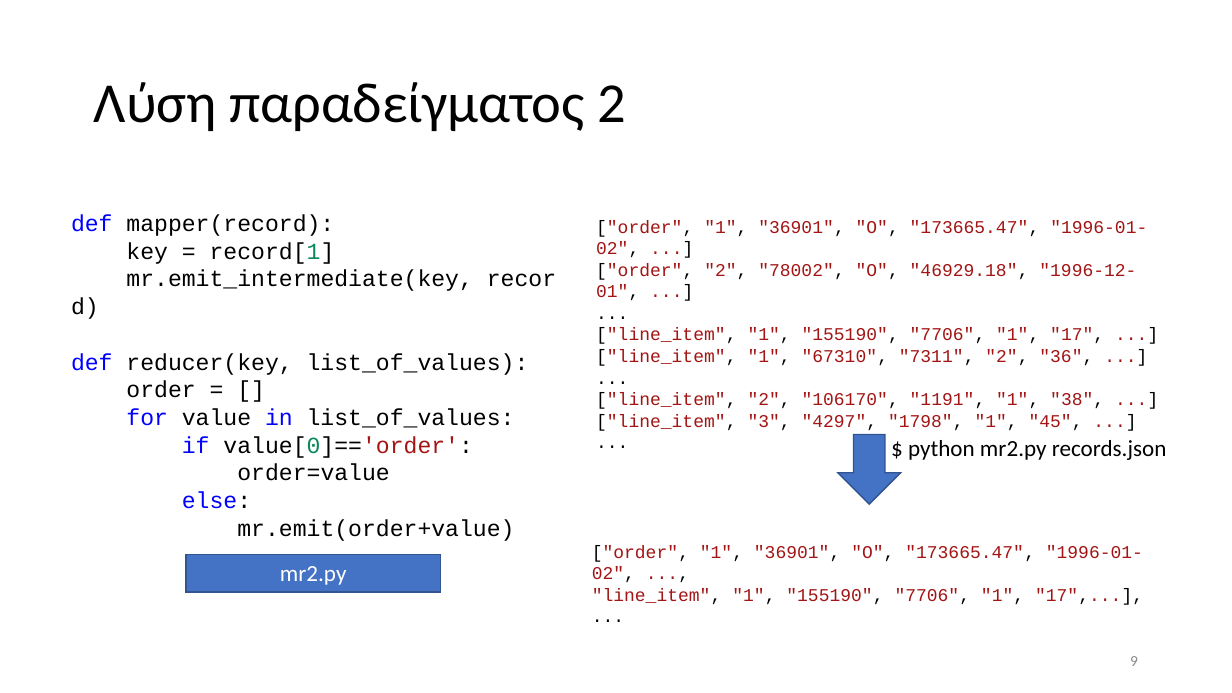
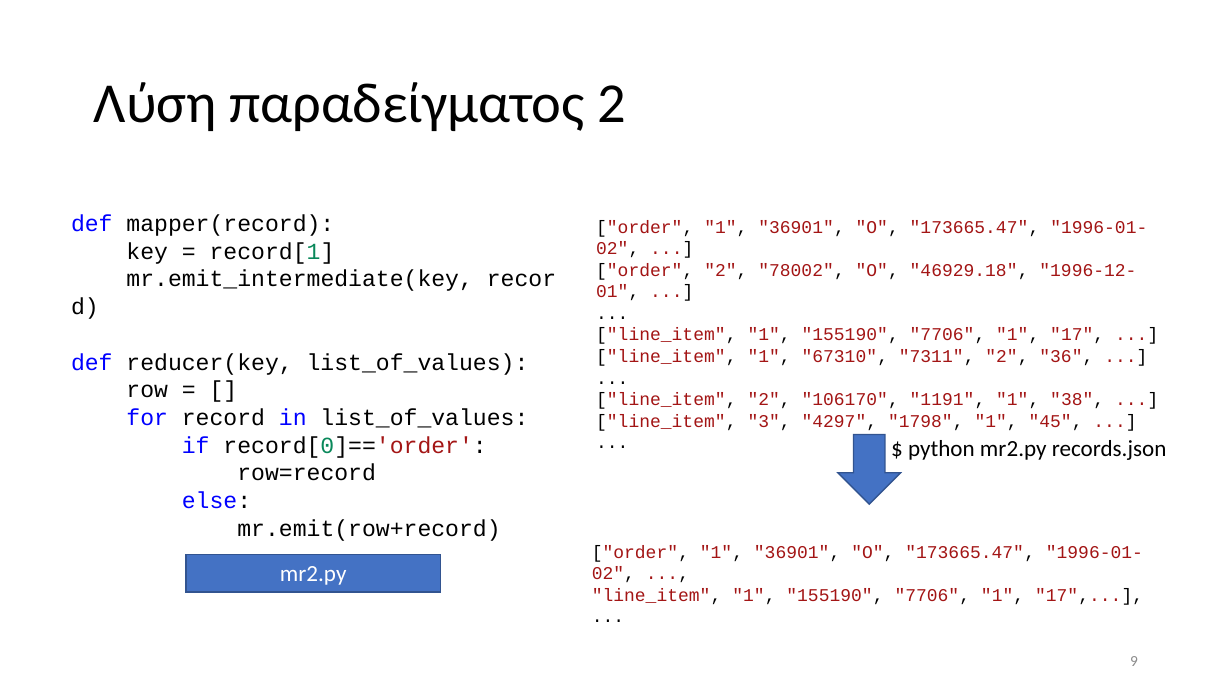
Before and after one commit to chgogos/big_data, a slide deck: slide 9 of 05. Map Reduce παραδείγματα.pptx. Drawn at 1232x693 pixels with LibreOffice and Linux fonts; fonts in the diff are those of the drawing. Boxes give left, top, right and bottom in pixels: in the first picture for what was removed or moved away, otherwise in the second. Text is boxed around its words. In the diff, an @@ line names an element or a change of style, - is before the commit and + after.

```diff
--- a/05. Map Reduce παραδείγματα.pptx
+++ b/05. Map Reduce παραδείγματα.pptx
@@ text at (x1=126, y1=384, x2=528, y2=481): text changed @@
-order = []
-for value in list_of_values:
-if value[0]=='order':
-order=value
+row = []
+for record in list_of_values:
+if record[0]=='order':
+row=record
@@ text at (x1=237, y1=519, x2=500, y2=541): text changed @@
-mr.emit(order+value)
+mr.emit(row+record)
```
Also in this commit, not shown: 4 other slides changed, 3 other files.
